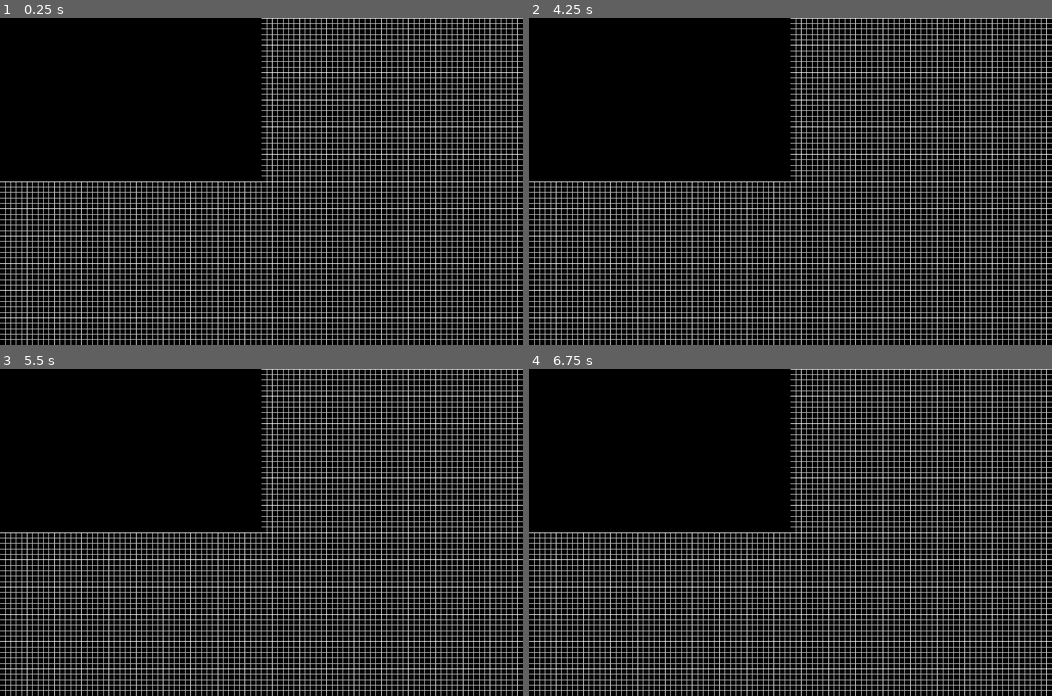
Above: before the commit, frames 1-4 (two rows, left to right).
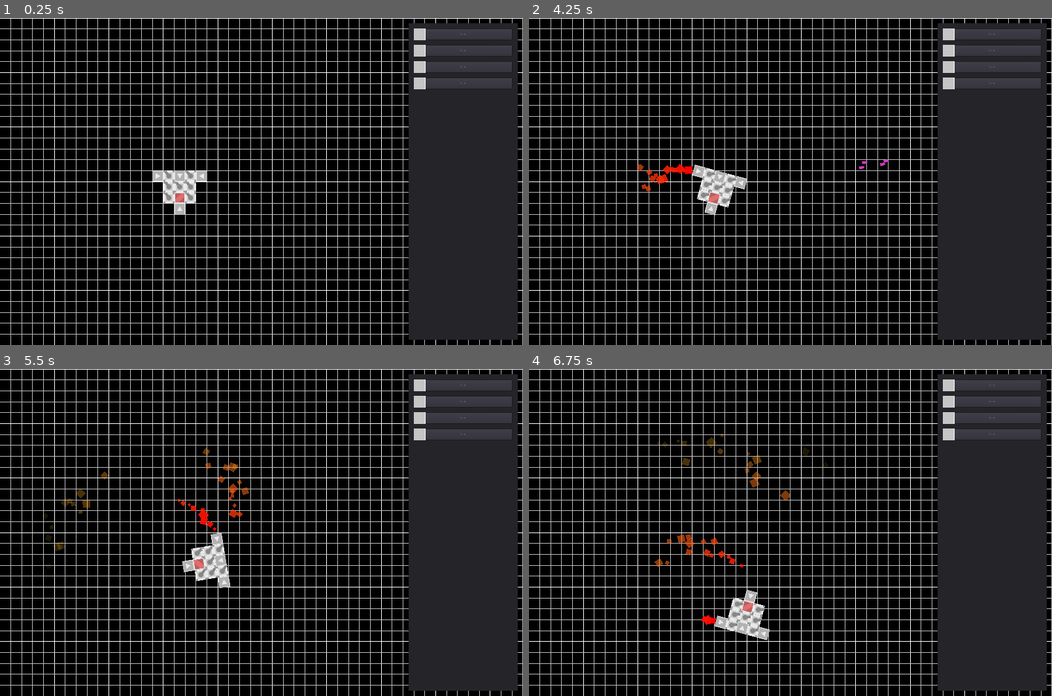
Above: after the commit, the same moments.

Repository: lucasericsson222/ModularSpaceships
Game: Godot game, scene res://Editor/Editor.tscn
Same seed, same stepped clock (60 frames per second), same inputs: the game is played once before the commit and once after it. This scene is started directly instead of the project's main scene.
Inputs (mouse positions are in pixels of both pictures, inside the frame that each line leads up to):
- Up to frame 1 (0.25 s): no input
- Up to frame 2 (4.25 s): click (994, 34) at 0.5 s, where only the run after the commit has a clickable "Turret"; click (994, 50) at 1.25 s, where only the run after the commit has a clickable "Turret"; click (994, 67) at 2 s, where only the run after the commit has a clickable "Turret"; click (994, 83) at 2.75 s, where only the run after the commit has a clickable "Turret"; tap Enter at 3.5 s; move the mouse to (905, 165) at 3.52 s; hold D from 3.53 s (still down); click (905, 165) at 3.67 s; tap Space at 3.77 s
- Up to frame 3 (5.5 s): move the mouse to (156, 548) at 4.27 s; release D at 4.28 s; hold S 4.28-5.03 s; tap Space at 4.52 s; move the mouse to (313, 460) at 5.02 s; hold D from 5.03 s (still down)
- Up to frame 4 (6.75 s): move the mouse to (764, 597) at 5.77 s; release D at 5.78 s; hold W 5.78-6.53 s; click (764, 597) at 5.92 s; tap Space at 6.02 s; move the mouse to (947, 581) at 6.52 s; hold A from 6.53 s (still down)

The runs differ from the first frame. In frame 1, 30% of the frame differs, in the area x 0-100%, y 0-100%; in frame 2, 30%; in frame 3, 30%; in frame 4, 30%.

Commit message:
Start on editor

Diff:
--- a/Editor/Editor.gd
+++ b/Editor/Editor.gd
@@ -8,7 +8,7 @@
 
 # Called when the node enters the scene tree for the first time.
 func _ready():
-	$ViewportContainer/Viewport/Camera2D.make_current()
+#	$ViewportContainer/Viewport/Camera2D.make_current()
 	update()
 
 
--- a/Editor/Editor.tscn
+++ b/Editor/Editor.tscn
@@ -1,20 +1,97 @@
-[gd_scene load_steps=2 format=2]
+[gd_scene load_steps=4 format=2]
 
 [ext_resource path="res://Editor/Editor.gd" type="Script" id=1]
+[ext_resource path="res://SpaceshipModule/Core/Core.tscn" type="PackedScene" id=2]
+[ext_resource path="res://SpaceshipModule/Sprites/asd.png" type="Texture" id=3]
 
 [node name="Node2D" type="Node2D"]
 script = ExtResource( 1 )
 
-[node name="ViewportContainer" type="ViewportContainer" parent="."]
-margin_right = 40.0
-margin_bottom = 40.0
+[node name="Camera2D" type="Camera2D" parent="."]
+anchor_mode = 0
+current = true
+zoom = Vector2( 0.5, 0.5 )
+
+[node name="Core" parent="." instance=ExtResource( 2 )]
+position = Vector2( 990, 990 )
+
+[node name="HBoxContainer" type="HBoxContainer" parent="."]
+margin_left = 2250.0
+margin_top = 30.0
+margin_right = 2850.0
+margin_bottom = 1770.0
 __meta__ = {
 "_edit_use_anchors_": false
 }
 
-[node name="Viewport" type="Viewport" parent="ViewportContainer"]
-size = Vector2( 2880, 1800 )
-usage = 0
+[node name="Panel" type="Panel" parent="HBoxContainer"]
+margin_right = 600.0
+margin_bottom = 1740.0
+size_flags_horizontal = 3
+__meta__ = {
+"_edit_use_anchors_": false
+}
 
-[node name="Camera2D" type="Camera2D" parent="ViewportContainer/Viewport"]
-current = true
+[node name="Button" type="Button" parent="HBoxContainer/Panel"]
+margin_left = 30.0
+margin_top = 30.0
+margin_right = 570.0
+margin_bottom = 90.0
+rect_min_size = Vector2( 540, 60 )
+size_flags_horizontal = 3
+text = "Turret"
+__meta__ = {
+"_edit_use_anchors_": false
+}
+
+[node name="Sprite" type="Sprite" parent="HBoxContainer/Panel/Button"]
+position = Vector2( 30, 30 )
+texture = ExtResource( 3 )
+
+[node name="Button2" type="Button" parent="HBoxContainer/Panel"]
+margin_left = 30.0
+margin_top = 120.0
+margin_right = 570.0
+margin_bottom = 180.0
+rect_min_size = Vector2( 540, 60 )
+size_flags_horizontal = 3
+text = "Turret"
+__meta__ = {
+"_edit_use_anchors_": false
+}
+
+[node name="Sprite" type="Sprite" parent="HBoxContainer/Panel/Button2"]
+position = Vector2( 30, 30 )
+texture = ExtResource( 3 )
+
+[node name="Button3" type="Button" parent="HBoxContainer/Panel"]
+margin_left = 30.0
+margin_top = 210.0
+margin_right = 570.0
+margin_bottom = 270.0
+rect_min_size = Vector2( 540, 60 )
+size_flags_horizontal = 3
+text = "Turret"
+__meta__ = {
+"_edit_use_anchors_": false
+}
+
+[node name="Sprite" type="Sprite" parent="HBoxContainer/Panel/Button3"]
+position = Vector2( 30, 30 )
+texture = ExtResource( 3 )
+
+[node name="Button4" type="Button" parent="HBoxContainer/Panel"]
+margin_left = 30.0
+margin_top = 300.0
+margin_right = 570.0
+margin_bottom = 360.0
+rect_min_size = Vector2( 540, 60 )
+size_flags_horizontal = 3
+text = "Turret"
+__meta__ = {
+"_edit_use_anchors_": false
+}
+
+[node name="Sprite" type="Sprite" parent="HBoxContainer/Panel/Button4"]
+position = Vector2( 30, 30 )
+texture = ExtResource( 3 )
--- a/SpaceshipModule/Core/Core.tscn
+++ b/SpaceshipModule/Core/Core.tscn
@@ -19,11 +19,11 @@
 script = ExtResource( 1 )
 
 [node name="Thruster2" parent="." instance=ExtResource( 3 )]
-position = Vector2( -120, -60 )
+position = Vector2( -120, -120 )
 rotation = 1.5708
 
 [node name="Thruster3" parent="." instance=ExtResource( 3 )]
-position = Vector2( 120, -60 )
+position = Vector2( 120, -120 )
 rotation = -1.5708
 
 [node name="Thruster4" parent="." instance=ExtResource( 3 )]
